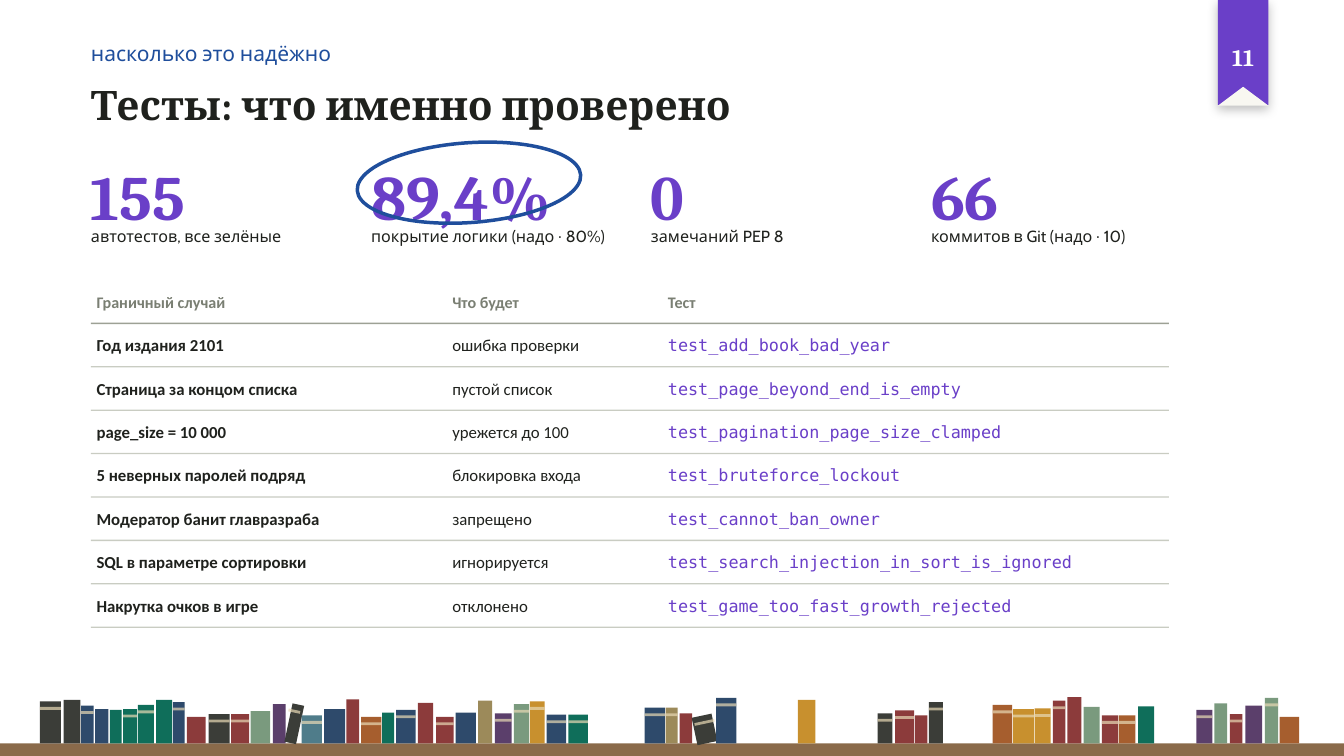
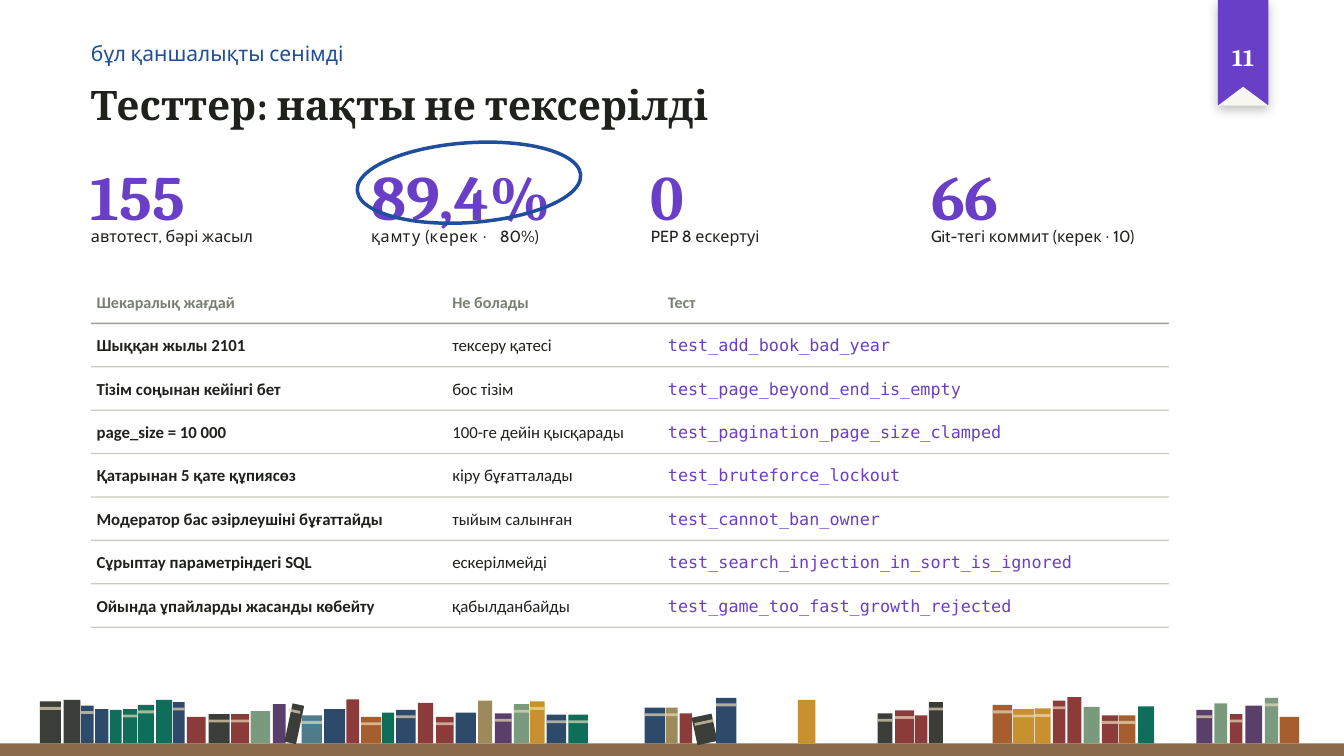
Before and after one commit to Kioku-0/oqu, a slide deck: slide 11 of Для_сдачи/2_Презентации/Оқу_предзащита_рус-каз.pptx. Drawn at 1344x756 pixels with LibreOffice and Linux fonts; fonts in the diff are those of the drawing; background and template pictures are left out. Boxes give left, top, right and bottom in pixels: in the first picture for what was removed or moved away, otherwise in the second. Text is boxed around its words. In the diff, an @@ line names an element or a change of style, - is before the commit and + after.

```diff
--- a/Для_сдачи/2_Презентации/Оқу_предзащита_рус-каз.pptx
+++ b/Для_сдачи/2_Презентации/Оқу_предзащита_рус-каз.pptx
@@ text at box(91, 45, 343, 66): text changed @@
-насколько это надёжно
+бұл қаншалықты сенімді
@@ text at box(91, 88, 708, 130): text changed @@
-Тесты: что именно проверено
+Тесттер: нақты не тексерілді
@@ text at box(91, 229, 253, 246): text changed @@
-автотестов, все зелёные
+автотест, бәрі жасыл
@@ text at box(430, 228, 539, 246): text changed @@
-покрытие логики (надо ≥ 80%)
+қамту (керек ≥ 80%)
@@ text at box(651, 230, 759, 246): text changed @@
-замечаний PEP 8
+PEP 8 ескертуі
@@ text at box(931, 230, 1134, 246): text changed @@
-коммитов в Git (надо ≥ 10)
+Git-тегі коммит (керек ≥ 10)
@@ text at box(97, 297, 235, 311): text changed @@
-Граничный случай
+Шекаралық жағдай
@@ text at box(452, 297, 529, 311): text changed @@
-Что будет
+Не болады
@@ text at box(97, 340, 245, 354): text changed @@
-Год издания 2101
+Шыққан жылы 2101
@@ text at box(452, 339, 552, 354): text changed @@
-ошибка проверки
+тексеру қатесі
@@ text at box(97, 383, 281, 398): text changed @@
-Страница за концом списка
+Тізім соңынан кейінгі бет
@@ text at box(452, 383, 514, 395): text changed @@
-пустой список
+бос тізім
@@ text at box(452, 426, 624, 441): text changed @@
-урежется до 100
+100-ге дейін қысқарады
@@ text at box(97, 470, 296, 484): text changed @@
-5 неверных паролей подряд
+Қатарынан 5 қате құпиясөз
@@ text at box(452, 469, 573, 484): text changed @@
-блокировка входа
+кіру бұғатталады
@@ text at box(97, 513, 383, 528): text changed @@
-Модератор банит главразраба
+Модератор бас әзірлеушіні бұғаттайды
@@ text at box(452, 513, 572, 525): text changed @@
-запрещено
+тыйым салынған
@@ text at box(97, 556, 312, 571): text changed @@
-SQL в параметре сортировки
+Сұрыптау параметріндегі SQL
@@ text at box(452, 556, 547, 571): text changed @@
-игнорируется
+ескерілмейді
@@ text at box(97, 600, 374, 615): text changed @@
-Накрутка очков в игре
+Ойында ұпайларды жасанды көбейту
@@ text at box(452, 600, 570, 615): text changed @@
-отклонено
+қабылданбайды
```
Also in this commit, not shown: 7 other slides changed, 4 slides added, 4 slides removed, 5 other files.
